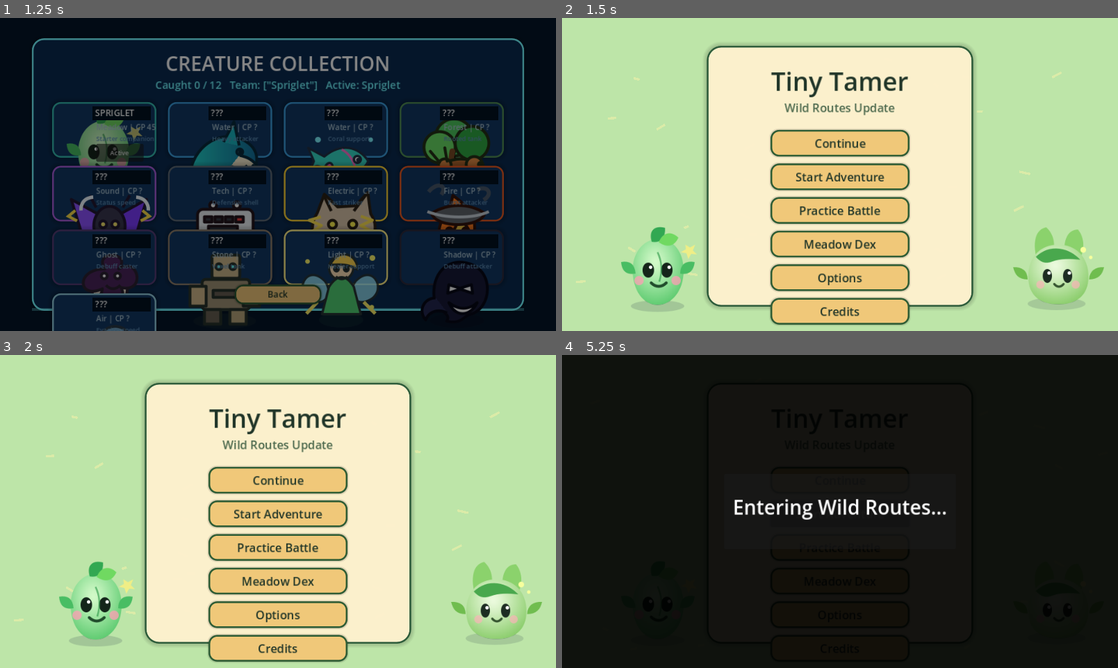
Above: before the commit, frames 1-4 (two rows, left to right).
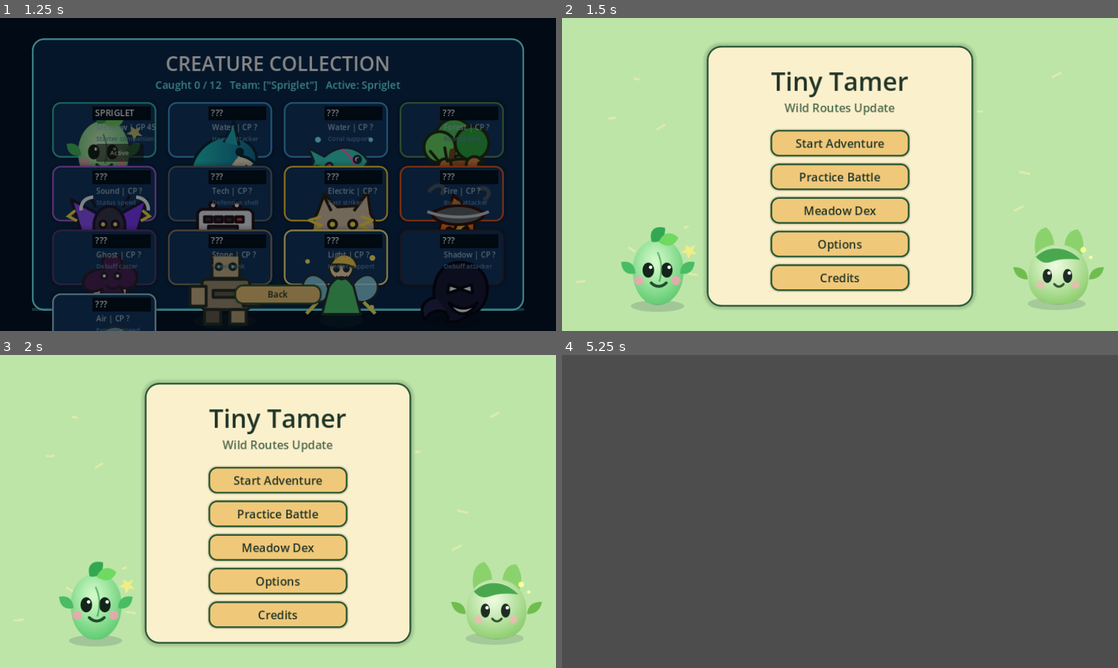
Above: after the commit, the same moments.

Repository: shinmosy/tiny-tamer-meadow-path
Game: Godot game, scene res://scenes/Main.tscn
Same seed, same stepped clock (60 frames per second), same inputs: the game is played once before the commit and once after it.
Inputs (mouse positions are in pixels of both pictures, inside the frame that each line leads up to):
- Up to frame 1 (1.25 s): click "Meadow Dex" at 0.5 s
- Up to frame 2 (1.5 s): click "Active" at 1.25 s
- Up to frame 3 (2 s): no input
- Up to frame 4 (5.25 s): click "Meadow Dex" at 2 s; click "Back" at 2.75 s; click "Options" at 3.5 s; click (901, 498) at 4.25 s, where only the run before the commit has a clickable "Auto"; click (840, 514) at 5 s, where only the run before the commit has a clickable "Start Adventure"

Frame 1 is identical in both runs. In frame 2, 3.5% of the frame differs, in the area x 37-63%, y 38-99%; in frame 3, 3.5%; in frame 4, 100%, in the area x 0-100%, y 0-100%.
Error after the commit: Invalid access to property or key 'last_player_position' on a base object of type 'Node (GameState.gd)'. (res://scripts/SaveManager.gd:13)

Commit message:
chore: archive Tiny Tamer final meadow build

Diff:
--- a/godot/scripts/Options.gd
+++ b/godot/scripts/Options.gd
@@ -8,13 +8,15 @@
 	_build()
 
 func _build() -> void:
-	var bg := ColorRect.new(); bg.color = Color("#22422d"); bg.set_anchors_preset(Control.PRESET_FULL_RECT); add_child(bg)
-	var panel := Panel.new(); panel.position = Vector2(250, 60); panel.size = Vector2(460, 420); panel.add_theme_stylebox_override("panel", UITheme.panel_style()); add_child(panel)
-	var title := Label.new(); title.text="Options"; title.position=Vector2(0,30); title.size=Vector2(460,45); title.horizontal_alignment=HORIZONTAL_ALIGNMENT_CENTER; title.add_theme_font_size_override("font_size",36); title.add_theme_color_override("font_color",UITheme.INK); panel.add_child(title)
-	sound_label = _row(panel, 105, "Sound", _sound_text(), _toggle_sound)
-	touch_label = _row(panel, 170, "Touch Controls", SettingsManager.touch_controls_mode, _cycle_touch)
-	var hint := Label.new(); hint.text="Touch modes: Auto for phones, Always for testing, Off for desktop capture."; hint.position=Vector2(55,235); hint.size=Vector2(350,55); hint.autowrap_mode=TextServer.AUTOWRAP_WORD_SMART; hint.add_theme_font_size_override("font_size",16); hint.add_theme_color_override("font_color",Color("#54624f")); panel.add_child(hint)
-	var back := _button("Back", Vector2(130, 330), _back); panel.add_child(back)
+	var bg := ColorRect.new(); bg.color = UITheme.PARCHMENT; bg.set_anchors_preset(Control.PRESET_FULL_RECT); add_child(bg)
+	var panel := Panel.new(); panel.position = Vector2(250, 55); panel.size = Vector2(460, 430); panel.add_theme_stylebox_override("panel", UITheme.panel_style(Color("#0a2a4f"), Color("#71f7ff"), 20)); add_child(panel)
+	var glow := ColorRect.new(); glow.color = Color("#71f7ff", 0.35); glow.position=Vector2(0,426); glow.size=Vector2(460,4); panel.add_child(glow)
+	var title := Label.new(); title.text="OPTIONS"; title.position=Vector2(0,28); title.size=Vector2(460,45); title.horizontal_alignment=HORIZONTAL_ALIGNMENT_CENTER; title.add_theme_font_size_override("font_size",34); title.add_theme_color_override("font_color",Color("#ffffff")); panel.add_child(title)
+	var subtitle := Label.new(); subtitle.text="Journal settings"; subtitle.position=Vector2(0,70); subtitle.size=Vector2(460,24); subtitle.horizontal_alignment=HORIZONTAL_ALIGNMENT_CENTER; subtitle.add_theme_font_size_override("font_size",14); subtitle.add_theme_color_override("font_color",UITheme.INK); panel.add_child(subtitle)
+	sound_label = _row(panel, 120, "Sound", _sound_text(), _toggle_sound)
+	touch_label = _row(panel, 185, "Touch Controls", SettingsManager.touch_controls_mode, _cycle_touch)
+	var hint := Label.new(); hint.text="Touch modes: Auto for phones, Always for testing, Off for desktop capture."; hint.position=Vector2(55,255); hint.size=Vector2(350,55); hint.autowrap_mode=TextServer.AUTOWRAP_WORD_SMART; hint.add_theme_font_size_override("font_size",16); hint.add_theme_color_override("font_color",Color("#a9c2cf")); panel.add_child(hint)
+	var back := _button("Back to Journal", Vector2(130, 345), _back); panel.add_child(back)
 
 func _row(parent: Control, y: int, name: String, value: String, cb: Callable) -> Label:
 	var l := Label.new(); l.text=name; l.position=Vector2(55,y); l.size=Vector2(170,40); l.add_theme_font_size_override("font_size",22); l.add_theme_color_override("font_color",UITheme.INK); parent.add_child(l)
--- a/godot/scripts/SaveManager.gd
+++ b/godot/scripts/SaveManager.gd
@@ -1,57 +1,88 @@
 extends Node
 
 const SAVE_PATH := "user://tiny_tamer_save.json"
-var loaded_position := Vector2(220, 220)
+
+var loaded_position := Vector2(230, 250)
 
 func has_save() -> bool:
 	return FileAccess.file_exists(SAVE_PATH)
 
-func save_game(player_position: Vector2 = Vector2.ZERO) -> void:
+func save_game(player_pos: Variant = null) -> void:
+	if player_pos is Vector2:
+		GameState.last_player_position = player_pos
 	var data := {
-		"player_position": [player_position.x, player_position.y],
+		"last_player_position": {"x": GameState.last_player_position.x, "y": GameState.last_player_position.y},
+		"active_quest_id": QuestManager.active_quest_id,
+		"completed_quests": QuestManager.completed_quests,
+		"quest_progress": QuestManager.quest_progress,
 		"caught_critters": GameState.caught_critters,
 		"caught_cp": GameState.caught_cp,
 		"active_companion": GameState.active_companion,
+		"meadow_orbs": GameState.meadow_orbs,
+		"tamer_rank": GameState.tamer_rank,
+		"player_level": GameState.player_level,
+		"player_exp": GameState.player_exp,
+		"player_exp_to_next": GameState.player_exp_to_next,
+		"player_cp": GameState.player_cp,
 		"team": GameState.team,
-		"meadow_orbs": GameState.meadow_orbs,
-		"player_cp": GameState.player_cp,
-		"tamer_rank": GameState.tamer_rank,
-		"quest_id": QuestManager.active_quest_id,
-		"quest_progress": QuestManager.quest_progress,
-		"completed_quests": QuestManager.completed_quests,
-		"settings": {"sound": SettingsManager.sound_enabled, "touch": SettingsManager.touch_controls_mode}
+		"sound_enabled": SettingsManager.sound_enabled,
+		"touch_controls_mode": SettingsManager.touch_controls_mode
 	}
-	var file := FileAccess.open(SAVE_PATH, FileAccess.WRITE)
+	var file = FileAccess.open(SAVE_PATH, FileAccess.WRITE)
 	if file:
 		file.store_string(JSON.stringify(data))
+		file.close()
 
-func load_game() -> bool:
+func load_game() -> void:
 	if not has_save():
-		return false
-	var file := FileAccess.open(SAVE_PATH, FileAccess.READ)
+		return
+	var file = FileAccess.open(SAVE_PATH, FileAccess.READ)
 	if not file:
-		return false
-	var parsed = JSON.parse_string(file.get_as_text())
-	if typeof(parsed) != TYPE_DICTIONARY:
-		return false
-	var pos = parsed.get("player_position", [220, 220])
-	loaded_position = Vector2(pos[0], pos[1])
-	GameState.caught_critters = []
-	for x in parsed.get("caught_critters", []): GameState.caught_critters.append(str(x))
-	GameState.caught_cp = parsed.get("caught_cp", {})
-	GameState.active_companion = parsed.get("active_companion", "Spriglet")
-	GameState.team = parsed.get("team", [GameState.active_companion])
-	GameState.meadow_orbs = int(parsed.get("meadow_orbs", 3))
-	GameState.player_cp = int(parsed.get("player_cp", 42))
-	GameState.tamer_rank = int(parsed.get("tamer_rank", 1))
-	QuestManager.active_quest_id = parsed.get("quest_id", "first_steps")
-	QuestManager.quest_progress = parsed.get("quest_progress", {})
-	QuestManager.completed_quests = parsed.get("completed_quests", [])
-	var st = parsed.get("settings", {})
-	SettingsManager.sound_enabled = st.get("sound", true)
-	SettingsManager.touch_controls_mode = st.get("touch", "Auto")
-	return true
+		push_warning("SaveManager: Cannot open save file for reading")
+		return
+	var content = file.get_as_text()
+	file.close()
+	var json = JSON.new()
+	if json.parse(content) != OK:
+		push_warning("SaveManager: Failed to parse save JSON")
+		return
+	var data = json.get_data()
+	if typeof(data) != TYPE_DICTIONARY:
+		push_warning("SaveManager: Save data is not a dictionary")
+		return
+	if data.has("last_player_position"):
+		var pos = data["last_player_position"]
+		loaded_position = Vector2(pos.get("x", 230), pos.get("y", 250))
+		GameState.last_player_position = loaded_position
+	if data.has("active_quest_id"): QuestManager.active_quest_id = data["active_quest_id"]
+	if data.has("completed_quests"): QuestManager.completed_quests = data["completed_quests"]
+	if data.has("quest_progress"): QuestManager.quest_progress = data["quest_progress"]
+	if data.has("caught_critters"):
+		var cc: Array[String] = []
+		for c in data["caught_critters"]:
+			cc.append(str(c))
+		GameState.caught_critters = cc
+	if data.has("caught_cp"): GameState.caught_cp = data["caught_cp"]
+	if data.has("active_companion"): GameState.active_companion = data["active_companion"]
+	if data.has("meadow_orbs"): GameState.meadow_orbs = int(data["meadow_orbs"])
+	if data.has("tamer_rank"): GameState.tamer_rank = int(data["tamer_rank"])
+	if data.has("player_level"): GameState.player_level = int(data["player_level"])
+	if data.has("player_exp"): GameState.player_exp = int(data["player_exp"])
+	if data.has("player_exp_to_next"): GameState.player_exp_to_next = int(data["player_exp_to_next"])
+	if data.has("player_cp"): GameState.player_cp = int(data["player_cp"])
+	if data.has("team"):
+		var tm: Array = []
+		for t in data["team"]:
+			tm.append(str(t))
+		GameState.team = tm
+	if data.has("sound_enabled"):
+		SettingsManager.sound_enabled = data["sound_enabled"]
+	if data.has("touch_controls_mode"):
+		SettingsManager.touch_controls_mode = data["touch_controls_mode"]
+	GameState.apply_companion_stats()
 
 func clear_save() -> void:
-	if has_save():
-		DirAccess.remove_absolute(ProjectSettings.globalize_path(SAVE_PATH))
+	if FileAccess.file_exists(SAVE_PATH):
+		var dir = DirAccess.open("user://")
+		if dir:
+			dir.remove("tiny_tamer_save.json")
--- a/godot/scripts/SettingsManager.gd
+++ b/godot/scripts/SettingsManager.gd
@@ -1,19 +1,9 @@
 extends Node
 
 var sound_enabled := true
-var touch_controls_mode := "Auto" # Auto, Always, Off
-var reduce_motion := false
+var touch_controls_mode := "Auto"  # "Auto", "Always", "Off"
 
-func should_show_touch_controls() -> bool:
-	if touch_controls_mode == "Always":
-		return true
-	if touch_controls_mode == "Off":
-		return false
-	return DisplayServer.is_touchscreen_available() or OS.has_feature("web_android") or OS.has_feature("web_ios")
-
-func toggle_sound() -> void:
-	sound_enabled = not sound_enabled
-
+# Cycle through Auto -> Always -> Off
 func cycle_touch_mode() -> void:
 	if touch_controls_mode == "Auto":
 		touch_controls_mode = "Always"
@@ -21,3 +11,14 @@
 		touch_controls_mode = "Off"
 	else:
 		touch_controls_mode = "Auto"
+
+func toggle_sound() -> void:
+	sound_enabled = !sound_enabled
+
+func should_show_touch_controls() -> bool:
+	if touch_controls_mode == "Always":
+		return true
+	if touch_controls_mode == "Off":
+		return false
+	# "Auto" - detect mobile/web
+	return OS.has_feature("mobile") or OS.has_feature("web")
Not shown, changed: README.md
Not shown, changed: public/index.html
Not shown, changed: public/index.pck
